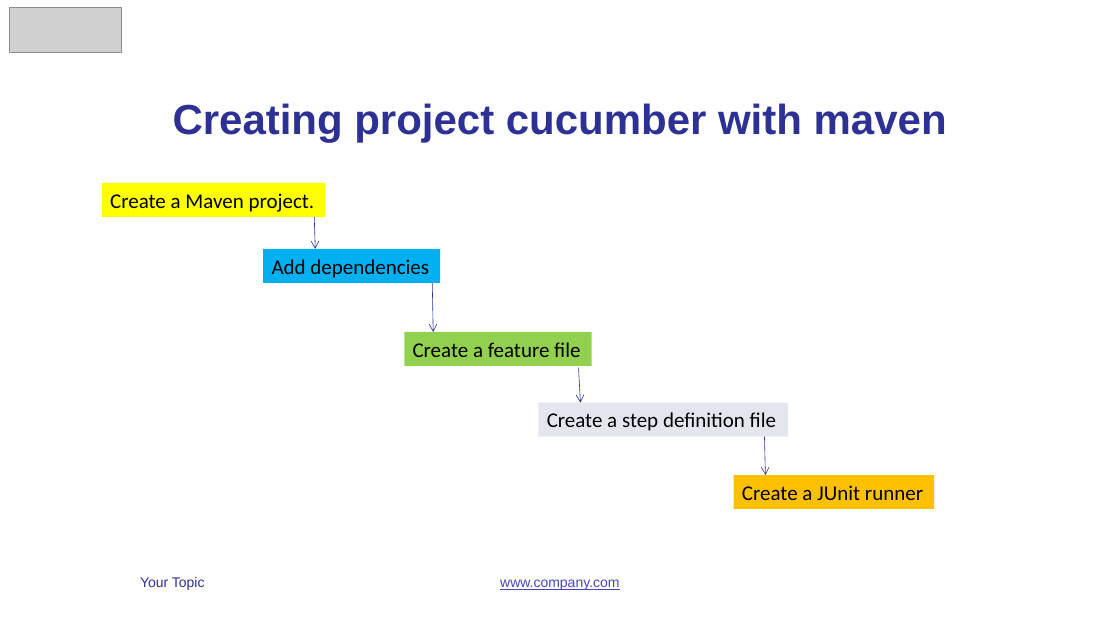
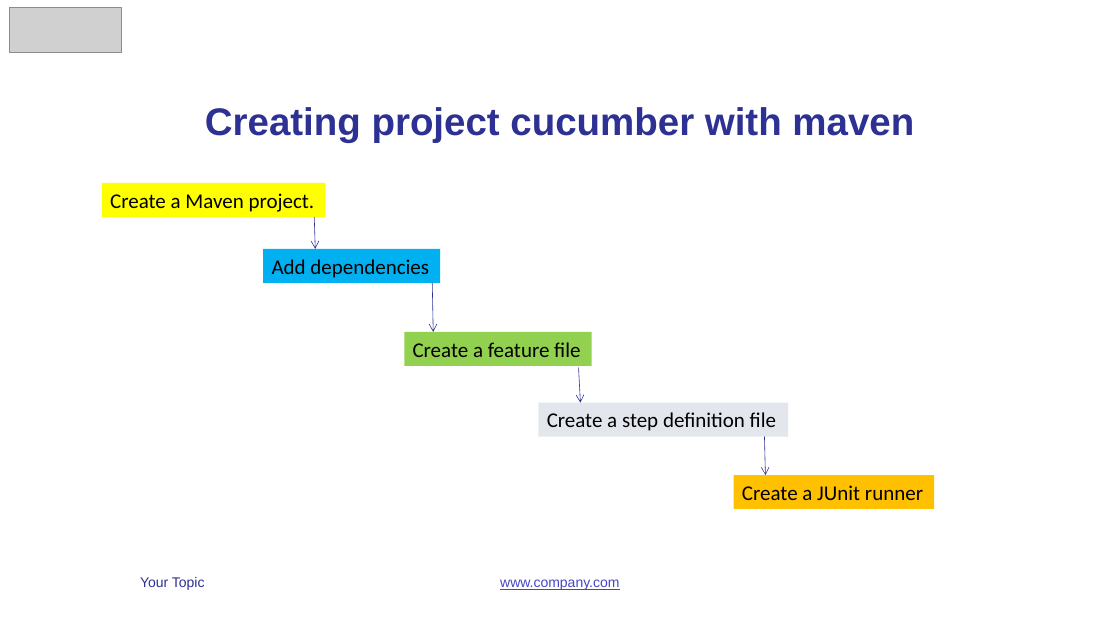
Before and after one commit to vunguyen2588/Cucumber, a slide deck: slide 29 of b4uconference_cucumber_slide.pptx. Drawn at 1120x630 pixels with LibreOffice and Linux fonts; fonts in the diff are those of the drawing; grey boxes stand for pictures. Boxes give left, top, right and bottom in pixels: in the first picture for what was removed or moved away, otherwise in the second. Text is boxed around its words. In the diff, an @@ line names an element or a change of style, - is before the commit and + after.

Commit message:
Update Slide

```diff
--- a/b4uconference_cucumber_slide.pptx
+++ b/b4uconference_cucumber_slide.pptx
@@ text "Creating project cucumber with maven" at (x1=205, y1=107, x2=914, y2=143): size 36 to 33 pt @@
```
Also in this commit, not shown: 1 other slide changed.
